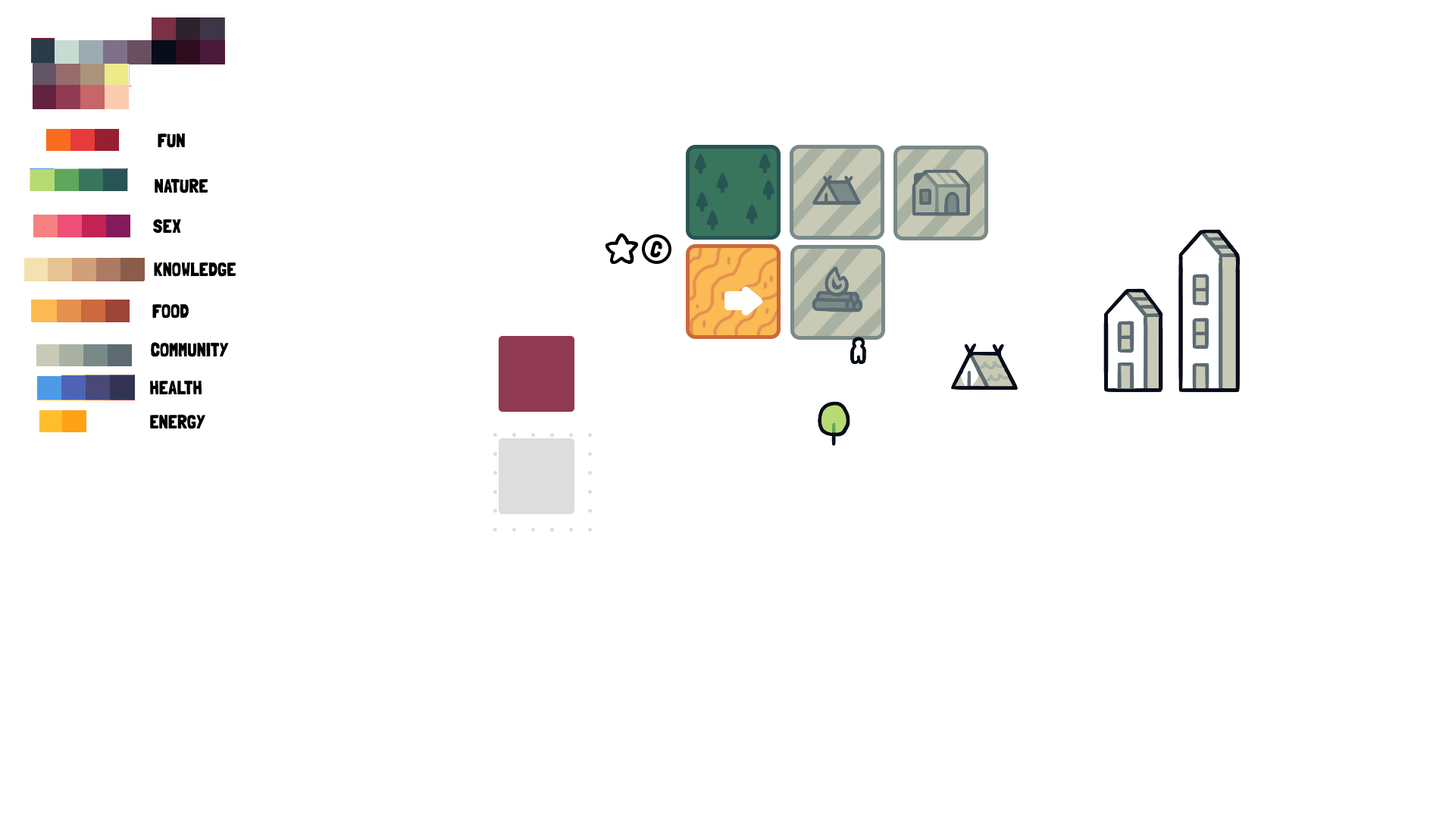
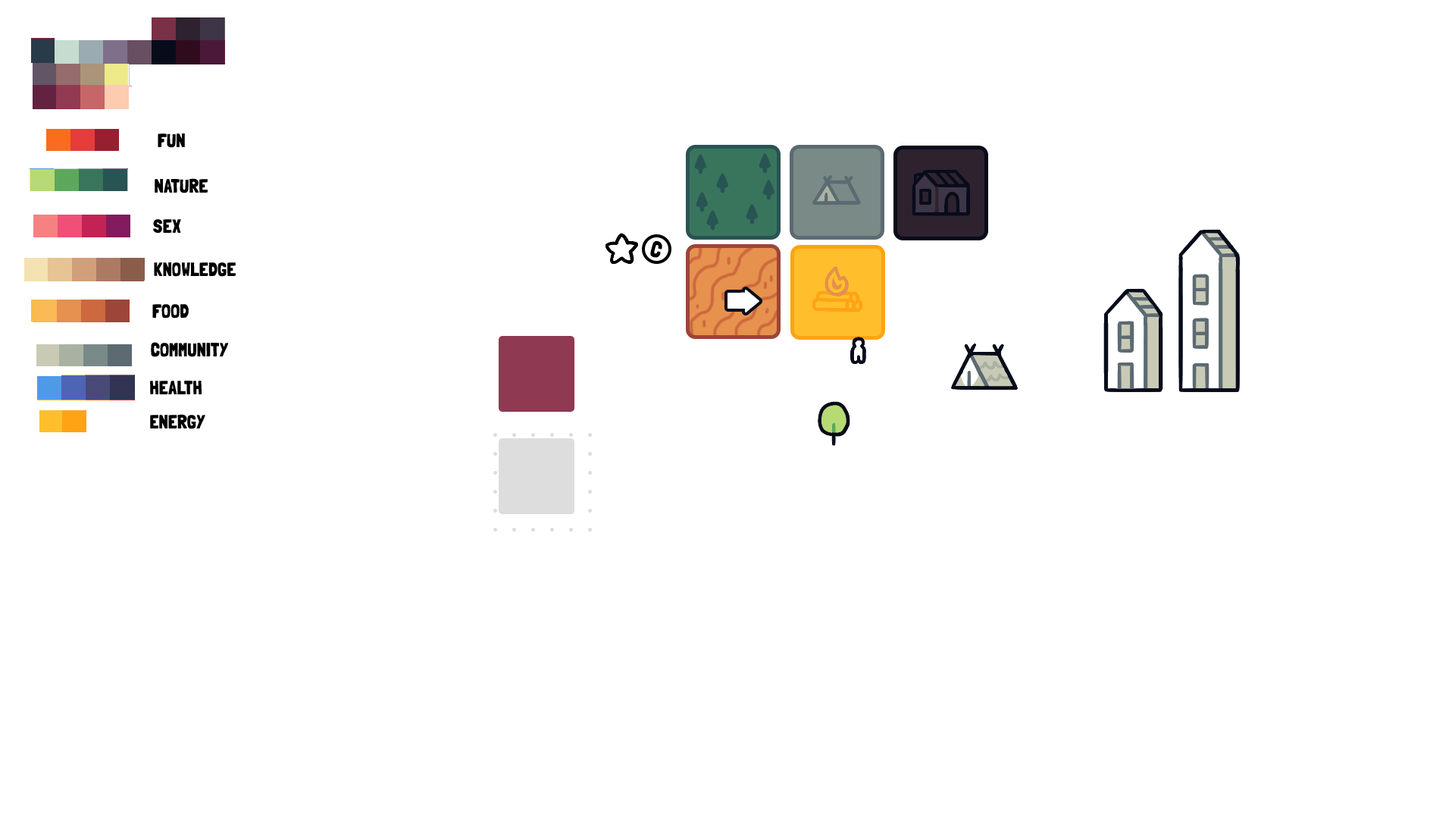
Layered file, before and after one edit (1455 × 819). Changes by layer:
painted on "Dreieck 1" over [742, 286, 763, 316]
painted on "Rechteck 2" over [724, 289, 752, 312]
renamed "Ebene 52" to "Ebene 60", painted on it over [911, 169, 971, 217]
painted on "Ebene 12" over [912, 170, 970, 218]
painted on "Rechteck 1" (4th of 13, in "hut") over [893, 145, 989, 241]
removed layer "Ebene 51" from group "hut" over [895, 147, 987, 239]
painted on "Rechteck 1" (5th of 13, in "hut") over [895, 147, 987, 239]
removed layer "Ebene 49" from group "fire" over [824, 266, 849, 297]
removed layer "Aus Auswahl" (2nd of 2, in "fire" › "fire") from group "fire" over [827, 269, 847, 295]
removed layer "Ebene 47" from group "fire" over [811, 290, 864, 313]
removed layer "Ebene 19" from group "fire" over [814, 291, 862, 310]
added layer "Ebene 64" in group "fire" over [824, 266, 849, 297]
added layer "Ebene 65" in group "fire" over [827, 269, 847, 295]
added layer "Ebene 63" in group "fire" over [811, 290, 864, 313]
added layer "Ebene 62" in group "fire" over [814, 291, 862, 310]
painted on "Rechteck 1" (6th of 13, in "fire") over [790, 244, 886, 340]
removed layer "Ebene 46" from group "fire" over [792, 246, 884, 338]
painted on "Rechteck 1" (7th of 13, in "fire") over [792, 246, 884, 338]
painted on "Rechteck 1" (8th of 13, in "tent") over [789, 144, 885, 240]
removed layer "Ebene 41" from group "tent" over [791, 146, 883, 238]
painted on "Rechteck 1" (9th of 13, in "tent") over [791, 146, 883, 238]
painted on "Rechteck 1" (12th of 13, in "crop") over [685, 244, 781, 339]
renamed "Ebene 38" to "Ebene 61", painted on it over [687, 244, 779, 337]
painted on "Rechteck 1" (13th of 13, in "crop") over [687, 245, 779, 337]
…and 1 more changes (1 painted)
